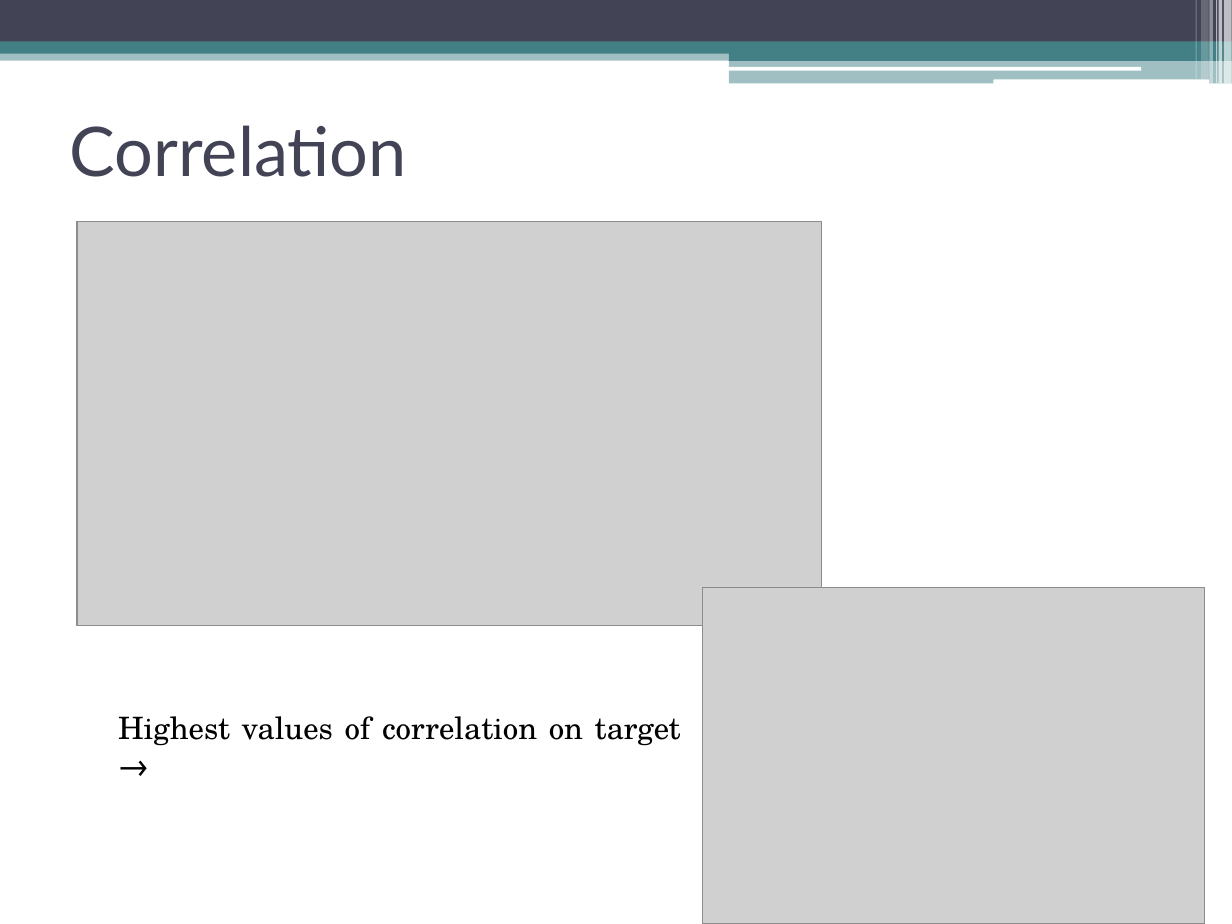
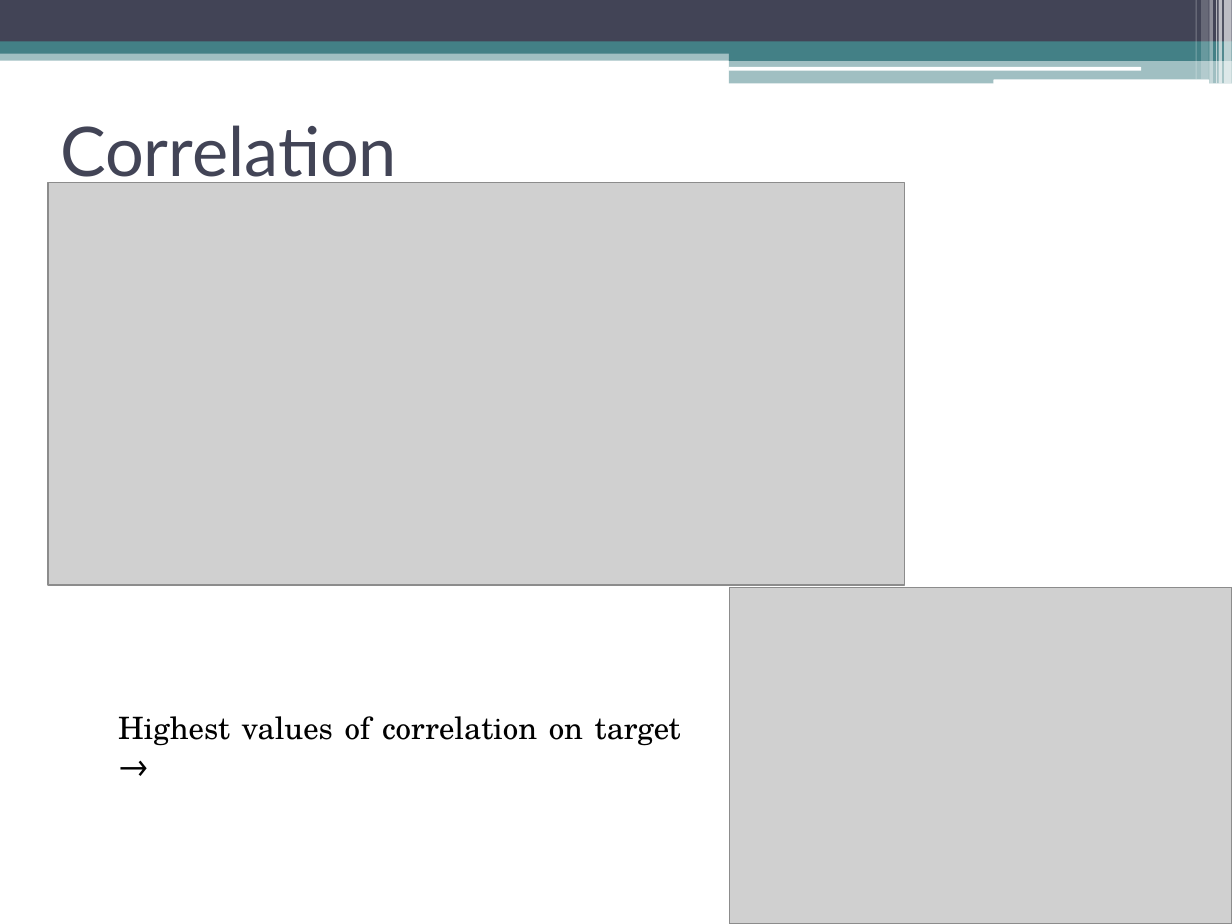
Before and after one commit to Kodluyoruz-Ankara-Veri-Bilimi/assignment_Beyza, a slide deck: slide 5 of homework2/homework2.pptx. Drawn at 1232x924 pixels with LibreOffice and Linux fonts; fonts in the diff are those of the drawing; grey boxes stand for pictures. Boxes give left, top, right and bottom in pixels: in the first picture for what was removed or moved away, otherwise in the second. Text is boxed around its words. In the diff, an @@ line names an element or a change of style, - is before the commit and + after.

```diff
--- a/homework2/homework2.pptx
+++ b/homework2/homework2.pptx
@@ title "Correlation" rewrapped from [70,125,407,177] to [60,125,397,189] @@
@@ picture: place and size @@
-picture at [76,222,821,626]
+picture at [48,182,904,584]
@@ picture: place and size @@
-picture at [702,588,1205,924]
+picture at [729,588,1232,924]
```
Also in this commit, not shown: 4 other slides changed, 10 slides added, 6 slides removed.
